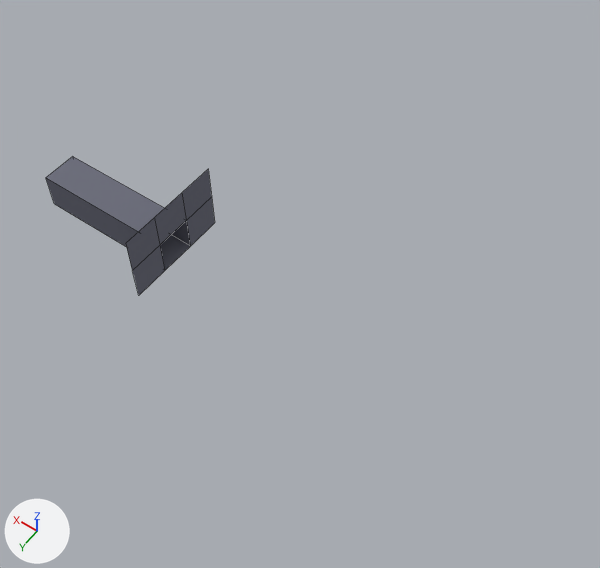
The Blender file DyNaDeMo/assets/Textures/Scene2.blend as it was, and as the next commit left it.
Both versions are drawn from a 50 mm camera at (-14.08, 9.39, 16.65) aimed at (-7.33, -0.05, 1.8). Lighting does not change. The marker at lower left points along +X, +Y and +Z. Mesh edges are drawn as thin lines.

In view in the first picture: 'Room', 'Room.001'.
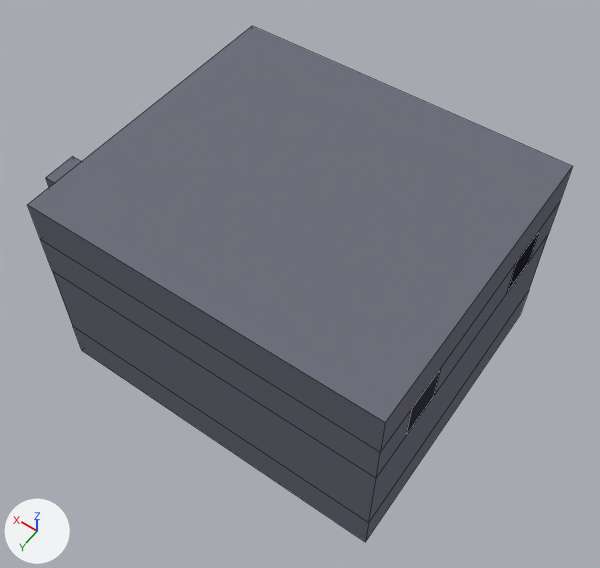
What the commit changed:
me_room_001 is used by ob_room_001; location (-0.5, 0.0, 0.0).
me_room_001 had 14 vertices, 5 faces and spanned x -3.0, y -1.5..1.5, z 0.1..2.1.
me_room_001 now has 32 vertices, 21 faces and spans x -11.0..-3.0, y -3.5..3.5, z 0.1..5.1.
Part 1, on me_room_001:
10 vertices are removed from x -3.0, y -1.5..1.5, z 0.1..2.1.
5 faces are deleted.
16 vertices are added at x -11.0..-3.0, y -3.5..3.5, z 0.1..5.1.
12 new vertices lie (0.0, 0.0, 1.0) away from vertices in x -11.0..-3.0, y -3.5..3.5, z 0.1..3.1.
21 new faces join them.

Changed parts and their boxes [x1, y1, x2, y2] in the pictures (600 x 568 px):
'Room.001', reshaped (507% wider, 307% taller)
    before: [126, 169, 215, 295]
    after: [28, 26, 573, 542]
'Room', unchanged, covered by the edit
    before: [46, 157, 191, 270]
    after: [46, 157, 82, 187]
